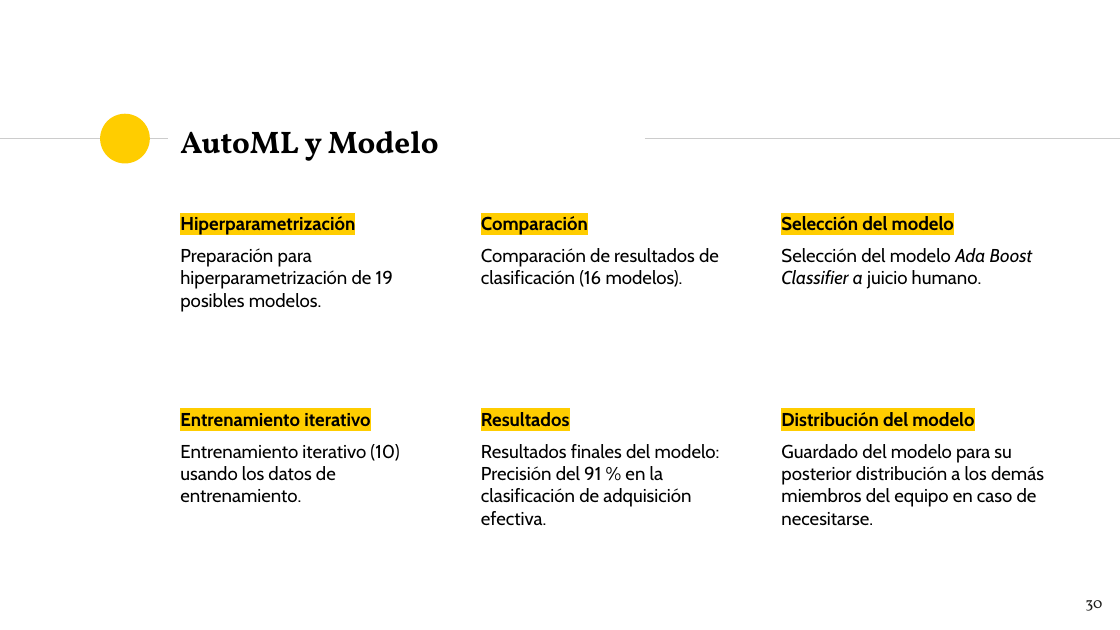
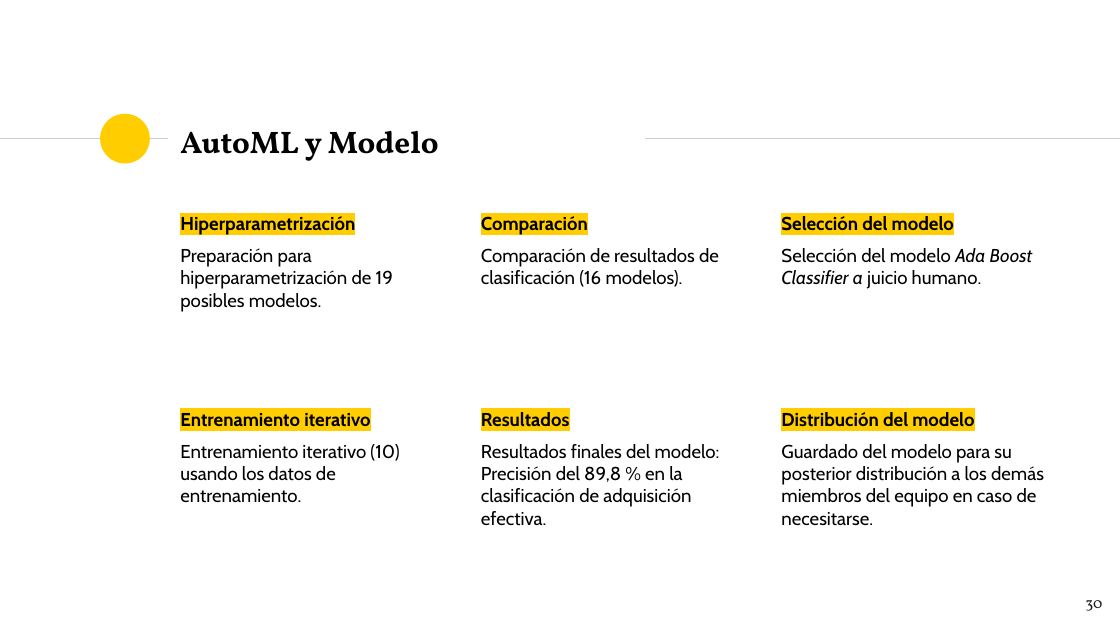
Before and after one commit to amontenegrot/BdB_Technical_test_DS, a slide deck: slide 30 of AMT_results.pptx. Drawn at 1120x630 pixels with LibreOffice and Linux fonts; fonts in the diff are those of the drawing; background and template pictures are left out. Boxes give left, top, right and bottom in pixels: in the first picture for what was removed or moved away, otherwise in the second. Text is boxed around its words. In the diff, an @@ line names an element or a change of style, - is before the commit and + after.

```diff
--- a/AMT_results.pptx
+++ b/AMT_results.pptx
@@ text at [481,444,720,526]: text changed @@
-Resultados finales del modelo: Precisión del 91 % en la clasificación de adquisición efectiva.
+Resultados finales del modelo: Precisión del 89,8 % en la clasificación de adquisición efectiva.
```
Also in this commit, not shown: 3 other slides changed, 1 other file.
